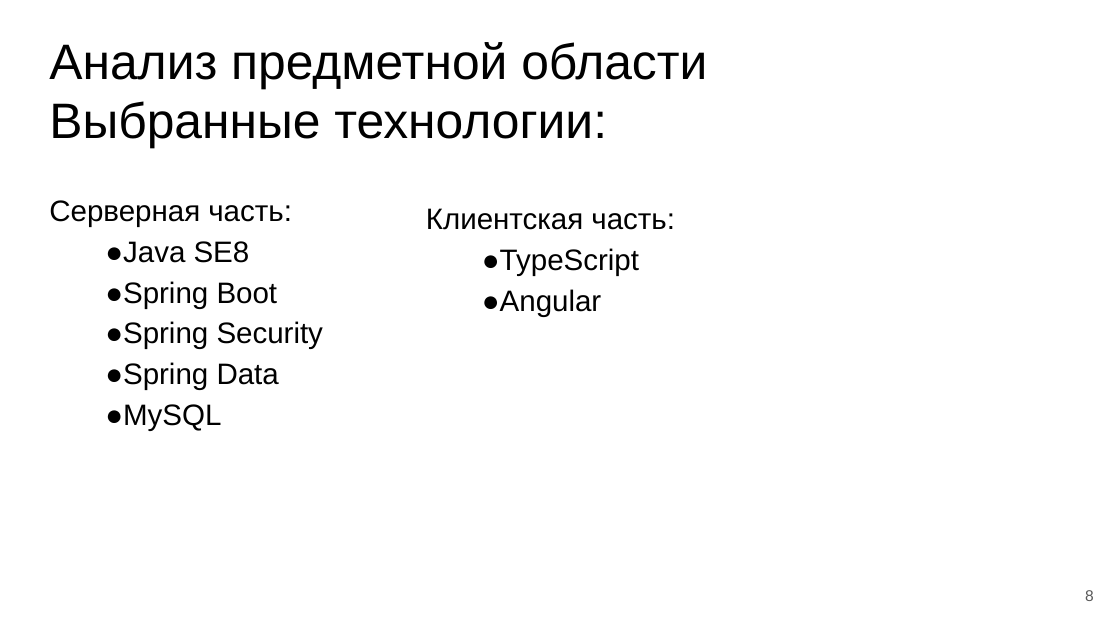
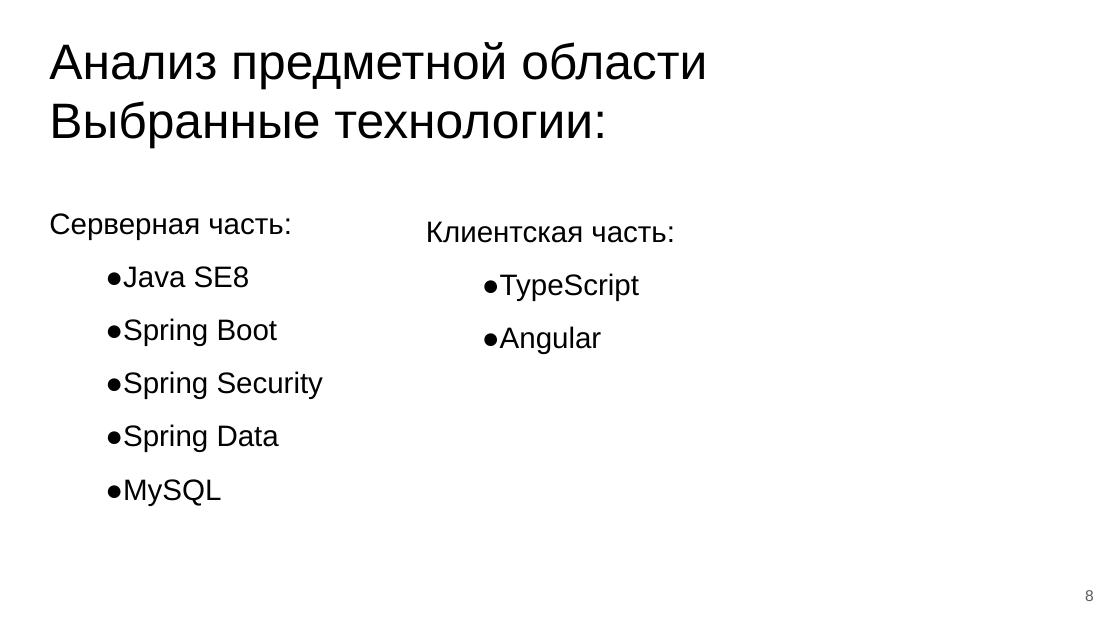
Before and after one commit to TolstovM/project-11, a slide deck: slide 8 of documentation/Презентация.pptx. Drawn at 1120x630 pixels with LibreOffice and Linux fonts; fonts in the diff are those of the drawing. Boxes give left, top, right and bottom in pixels: in the first picture for what was removed or moved away, otherwise in the second. Text is boxed around its words. In the diff, an @@ line names an element or a change of style, - is before the commit and + after.

```diff
--- a/documentation/Презентация.pptx
+++ b/documentation/Презентация.pptx
@@ text "Серверная часть:" at [49,213,323,505]: line spacing 1.15 to 1.5 @@
@@ text "Клиентская часть:" at [426,221,675,354]: line spacing 1.15 to 1.5 @@
```
Also in this commit, not shown: 5 other slides changed, 1 other file.
